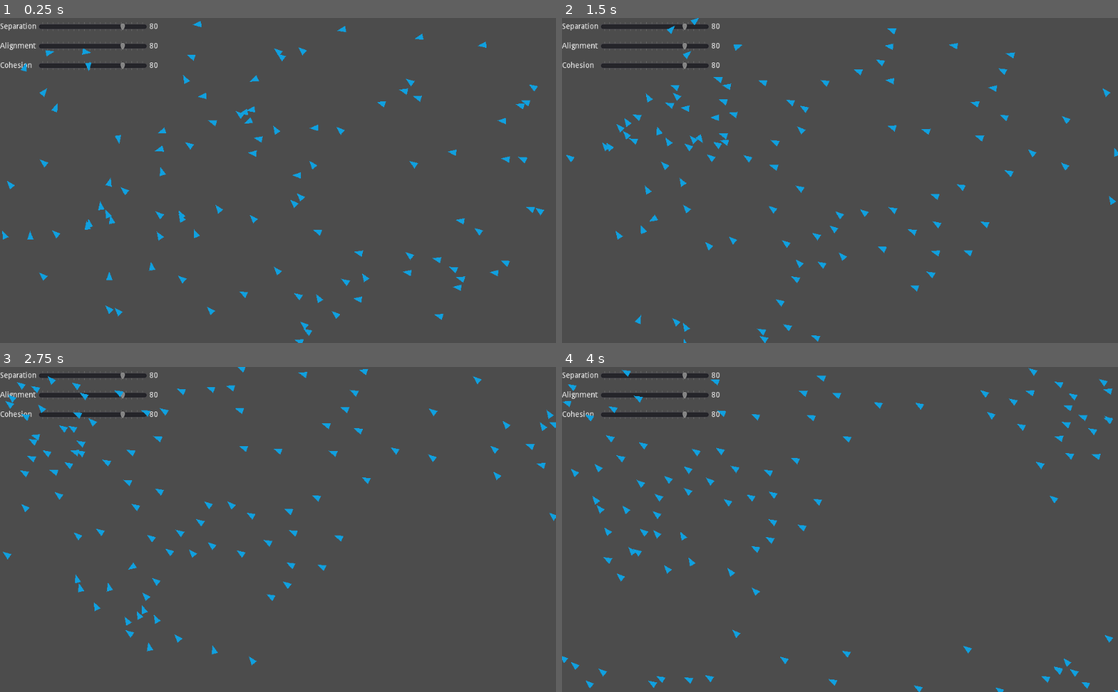
Above: before the commit, frames 1-4 (two rows, left to right).
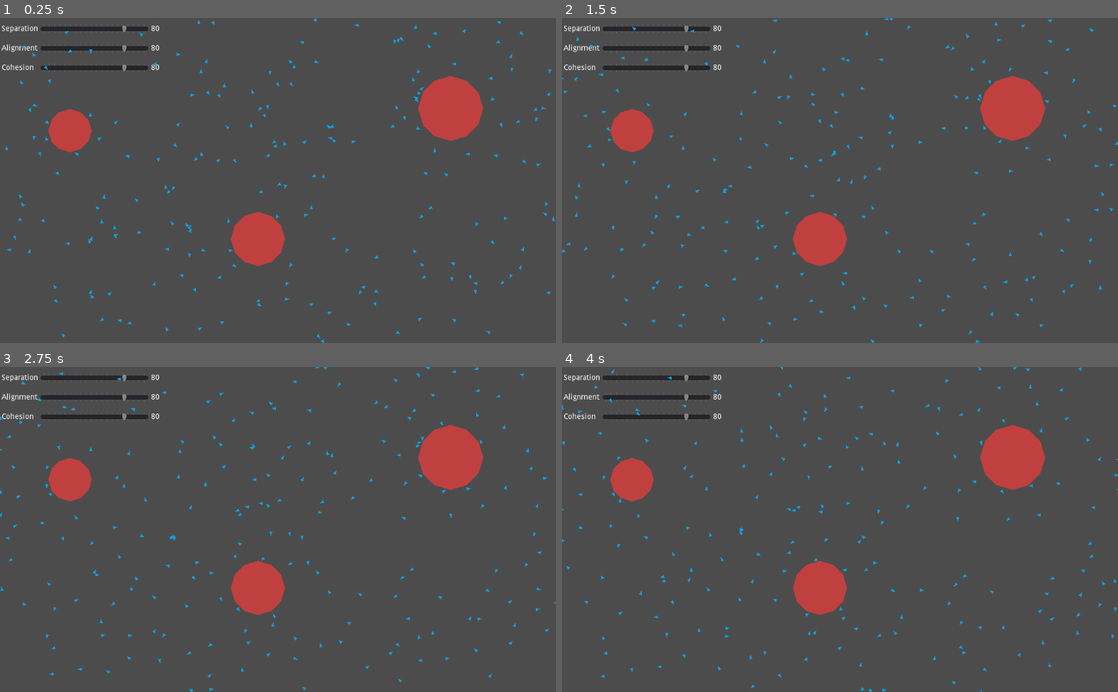
Above: after the commit, the same moments.

Repository: deplanty/boids-godot
Game: Godot game, scene res://scenes/board.tscn
Same seed, same stepped clock (60 frames per second), same inputs: the game is played once before the commit and once after it.
Inputs:
- Up to frame 1 (0.25 s): no input
- Up to frame 2 (1.5 s): no input
- Up to frame 3 (2.75 s): no input
- Up to frame 4 (4 s): no input

The runs differ from the first frame. In frame 1, 7.6% of the frame differs, in the area x 0-100%, y 0-100%; in frame 2, 7.5%; in frame 3, 7.5%; in frame 4, 7.6%.

Commit message:
Add obstacles for the flock

Diff:
--- a/project.godot
+++ b/project.godot
@@ -12,12 +12,18 @@
 
 config/name="Boids"
 run/main_scene="res://scenes/board.tscn"
+run/low_processor_mode=true
 config/icon="res://icon.png"
 
 [autoload]
 
 Screen="*res://singletons/screen.gd"
 Flock="*res://singletons/flock.gd"
+
+[debug]
+
+settings/fps/force_fps=60
+settings/stdout/print_fps=true
 
 [global]
 
@@ -30,6 +36,7 @@
 [layer_names]
 
 2d_physics/layer_1="Boids"
+2d_physics/layer_2="Obstacle"
 
 [physics]
 
--- a/scenes/board.tscn
+++ b/scenes/board.tscn
@@ -1,15 +1,16 @@
-[gd_scene load_steps=2 format=2]
+[gd_scene load_steps=3 format=2]
 
 [ext_resource path="res://scenes/board.gd" type="Script" id=1]
+[ext_resource path="res://scenes/obstacle.tscn" type="PackedScene" id=2]
 
 [node name="Board" type="Node2D"]
 script = ExtResource( 1 )
 
-[node name="Boids" type="Node" parent="."]
-
 [node name="Control" type="Control" parent="."]
-margin_right = 40.0
-margin_bottom = 40.0
+margin_left = 3.0
+margin_top = 4.0
+margin_right = 43.0
+margin_bottom = 44.0
 
 [node name="GridContainer" type="GridContainer" parent="Control"]
 margin_right = 40.0
@@ -80,3 +81,19 @@
 margin_top = 81.0
 margin_right = 275.0
 margin_bottom = 95.0
+
+[node name="Obstacles" type="Node" parent="."]
+
+[node name="Obstacle" parent="Obstacles" instance=ExtResource( 2 )]
+position = Vector2( 129, 208 )
+scale = Vector2( 2, 2 )
+
+[node name="Obstacle2" parent="Obstacles" instance=ExtResource( 2 )]
+position = Vector2( 475, 408 )
+scale = Vector2( 2.5, 2.5 )
+
+[node name="Obstacle3" parent="Obstacles" instance=ExtResource( 2 )]
+position = Vector2( 830, 167 )
+scale = Vector2( 3, 3 )
+
+[node name="Boids" type="Node" parent="."]
--- a/scenes/boid.gd
+++ b/scenes/boid.gd
@@ -3,11 +3,11 @@
 # Boid parameters
 var id :int = 0
 # Actual speed of the boid with direction
-export (Vector2) var speed := Vector2(100, 0)  # pixel/???
+export (Vector2) var speed := Vector2(1000, 0)  # pixel/???
 # The target speed
-export (int) var speed_target := 8000  # pixel/???
+export (int) var speed_target := 1000  # pixel/???
 # The acceleration rate to the target speed
-export (float, 0.01, 1) var speed_target_rate := 0.8  # %
+export (float, 0.01, 1) var speed_target_rate := 1  # %
 # Scenes and objects
 onready var detection_area = $DetectionArea
 onready var protection_area = $ProtectionArea
@@ -27,8 +27,9 @@
 	var closed_delta = Vector2(0, 0)
 	boids = get_boids_in_protection()
 	for boid in boids:
-		closed_delta.x += position.x - boid.position.x
-		closed_delta.y += position.y - boid.position.y
+		closed_delta += position - boid.position
+	if boids.size() > 0:
+		closed_delta /= boids.size()
 
 	# Detect boids in visual range, match their direction and move toward them
 	var vel_average = Vector2(0, 0)
@@ -41,13 +42,24 @@
 		vel_average /= boids.size()
 		pos_average /= boids.size()
 
-	speed += closed_delta * 200 * delta * Flock.separation  # Separation
+	speed += closed_delta * 100 * delta * Flock.separation  # Separation
 	speed += vel_average * 2 * delta * Flock.alignment  # Alignment
 	speed += (pos_average - position) * 20 * delta * Flock.cohesion  # Cohesion
 
+	# Avoid obstacles like walls
+	var obst = get_obstacles_detected()
+	var close_obs = Vector2(0, 0)
+	for obs in obst:
+		close_obs += position - obs.position
+	if obst.size() > 0:
+		close_obs /= obst.size()
+
+	speed += close_obs * 400 * delta
+
 	# Adapt speed to match the target speed
-	var speed_magnitude = speed.length()
-	speed *= 1 + ((speed_target - speed_magnitude) / speed_magnitude) * speed_target_rate
+#	var speed_magnitude = speed.length()
+	speed = speed.normalized() * speed_target
+#	speed *= 1 + ((speed_target - speed_magnitude) / speed_magnitude) * speed_target_rate
 
 	# Move the boids according to the calculated speed
 	move_and_slide(speed * delta)
@@ -80,11 +92,25 @@
 ## Returns the list of boids contained in the protection area
 func get_boids_in_protection() -> Array:
 	var bodies = protection_area.get_overlapping_bodies()
+	for body in bodies:
+		if body.get_collision_layer() != 1:
+			bodies.erase(body)
 	bodies.erase(self)
 	return bodies
 
 ## Returns the list of boids conained in the detection area
 func get_boids_detected() -> Array:
 	var bodies = detection_area.get_overlapping_bodies()
+	for body in bodies:
+		if body.get_collision_layer() != 1:
+			bodies.erase(body)
 	bodies.erase(self)
 	return bodies
+
+
+func get_obstacles_detected() -> Array:
+	var bodies = detection_area.get_overlapping_bodies()
+	for body in bodies:
+		if body.get_collision_layer() != 2:
+			bodies.erase(body)
+	return bodies
--- a/scenes/boid.tscn
+++ b/scenes/boid.tscn
@@ -9,7 +9,8 @@
 radius = 30.0
 
 [node name="Boid" type="KinematicBody2D"]
-collision_mask = 0
+scale = Vector2( 0.5, 0.5 )
+collision_mask = 2
 script = ExtResource( 1 )
 
 [node name="CollisionPolygon2D" type="CollisionPolygon2D" parent="."]
@@ -20,11 +21,13 @@
 polygon = PoolVector2Array( -8, -6, 8, 0, -8, 6 )
 
 [node name="DetectionArea" type="Area2D" parent="."]
+monitorable = false
 
 [node name="CollisionShape2D" type="CollisionShape2D" parent="DetectionArea"]
 shape = SubResource( 1 )
 
 [node name="ProtectionArea" type="Area2D" parent="."]
+monitorable = false
 
 [node name="CollisionShape2D" type="CollisionShape2D" parent="ProtectionArea"]
 shape = SubResource( 2 )
--- /dev/null
+++ b/scenes/obstacle.tscn
@@ -0,0 +1,14 @@
+[gd_scene load_steps=2 format=2]
+
+[sub_resource type="CircleShape2D" id=1]
+radius = 20.0
+
+[node name="Obstacle" type="StaticBody2D"]
+collision_layer = 2
+
+[node name="CollisionShape2D" type="CollisionShape2D" parent="."]
+shape = SubResource( 1 )
+
+[node name="Polygon2D" type="Polygon2D" parent="."]
+color = Color( 0.752941, 0.25098, 0.25098, 1 )
+polygon = PoolVector2Array( 0, -20, 10, -17, 17, -10, 20, 0, 17, 10, 10, 17, 0, 20, -10, 17, -17, 10, -20, 0, -17, -10, -10, -17 )
--- a/singletons/flock.gd
+++ b/singletons/flock.gd
@@ -1,6 +1,6 @@
 extends Node
 
-var quantity :int = 100
+var quantity :int = 200
 
 ## Rate at which the boid get away from the others
 var separation :float = 0.8
